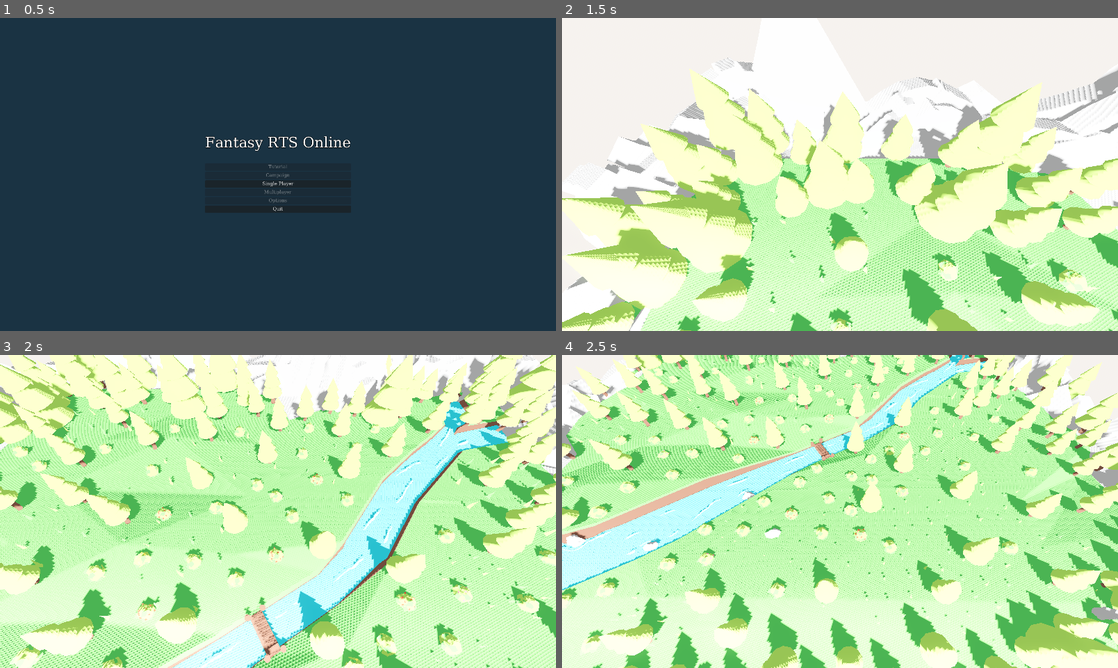
Above: before the commit, frames 1-4 (two rows, left to right).
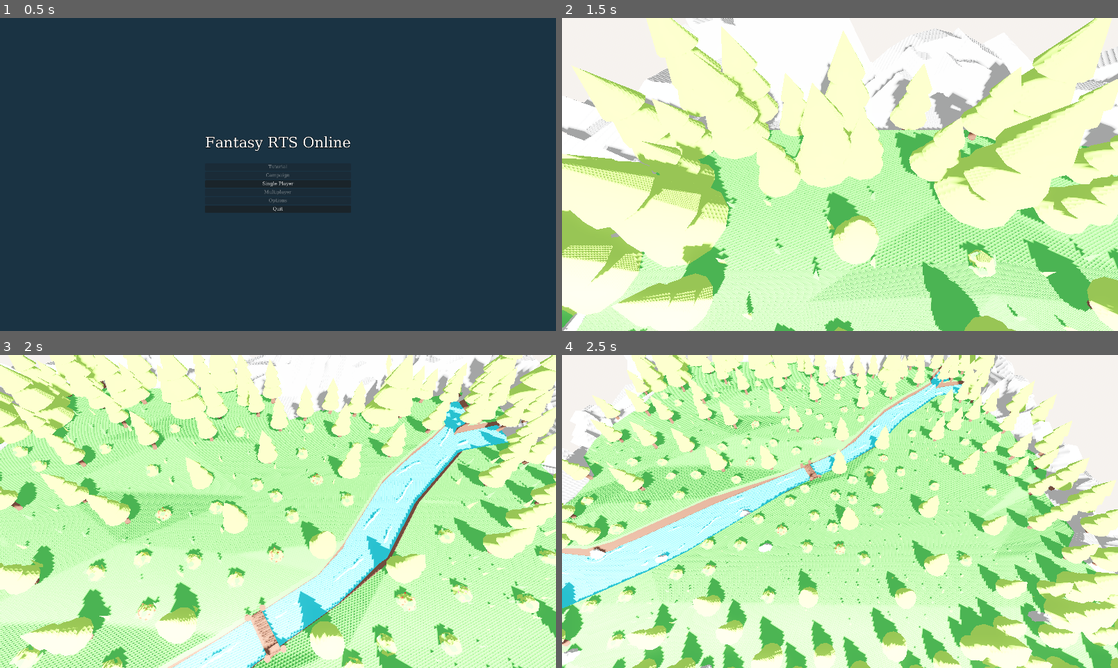
Above: after the commit, the same moments.

Repository: FantacyRTSOnline/Game
Game: Godot game, scene res://src/main.tscn
Same seed, same stepped clock (60 frames per second), same inputs: the game is played once before the commit and once after it.
Inputs (mouse positions are in pixels of both pictures, inside the frame that each line leads up to):
- Up to frame 1 (0.5 s): no input
- Up to frame 2 (1.5 s): click "Single Player" at 0.5 s; move the mouse to (962, 158) at 1.27 s; hold Mouse wheel up (camera_zoom_in) from 1.28 s (still down)
- Up to frame 3 (2 s): keep holding Mouse wheel up (camera_zoom_in); tap Mouse wheel down (camera_zoom_out) at 1.55 s
- Up to frame 4 (2.5 s): move the mouse to (728, 527) at 2.02 s; release Mouse wheel up (camera_zoom_in) at 2.03 s; tap Mouse wheel down (camera_zoom_out) at 2.1 s; right-click (728, 527) at 2.3 s

Frame 1 is identical in both runs. In frame 2, 56% of the frame differs, in the area x 0-100%, y 0-100%; in frame 3, 0.8%; in frame 4, 67%.

Commit message:
fixed camera borders detection and other stuff

Diff:
--- a/game/project.godot
+++ b/game/project.godot
@@ -25,6 +25,7 @@
 
 window/size/viewport_width=1920
 window/size/viewport_height=1080
+window/size/mode=2
 window/stretch/mode="viewport"
 window/stretch/aspect="expand"
 window/vsync/vsync_mode=2
@@ -71,6 +72,11 @@
 "events": [Object(InputEventMouseButton,"resource_local_to_scene":false,"resource_name":"","device":-1,"window_id":0,"a …(259 unchanged characters)…
 ]
 }
+camera_pan={
+"deadzone": 0.5,
+"events": [Object(InputEventMouseButton,"resource_local_to_scene":false,"resource_name":"","device":-1,"window_id":0,"alt_pressed":false,"shift_pressed":false,"ctrl_pressed":false,"meta_pressed":false,"button_mask":2,"position":Vector2(79, 17),"global_position":Vector2(83, 58),"factor":1.0,"button_index":2,"canceled":false,"pressed":true,"double_click":false,"script":null)
+]
+}
 
 [rendering]
 
--- a/game/src/core/player/player_controller.gd
+++ b/game/src/core/player/player_controller.gd
@@ -10,10 +10,12 @@
 @export var zoom_in_limit : float
 @export var zoom_out_limit : float
 
+var global_delta : float
+
 var screen_borders : Vector4 #screen borders for camera movement
 #x and y is left and top, z and w is right and bottom
 func _ready():
-	screen_borders = Vector4(20, get_viewport().size.y - 20, get_viewport().size.x - 20, 20)
+	update_screen_borders()
 	Input.mouse_mode = Input.MOUSE_MODE_CONFINED
 	print(screen_borders)
 
@@ -22,24 +24,20 @@
 		mouse_pos = event.get_position()
 		mouse_pos_3d = raycast_from_mouse(mouse_pos, 1)
 	if event.is_action_pressed("camera_zoom_in"):
-		velocity.y -= cam_speed * 2
+		velocity.y -= cam_speed * 2 * global_delta
 	if event.is_action_pressed("camera_zoom_out"):
-		velocity.y += cam_speed * 2
-	if event.is_action_pressed("camera_pan"):
-		# todo - move camera x/y based on the current position of the player
-		print("Panning")
+		velocity.y += cam_speed * 2 * global_delta
 
 func _physics_process(delta: float):
+	global_delta = delta
 	screen_borders = Vector4(20, get_viewport().size.y - 20, get_viewport().size.x - 20, 20)
-	handle_controls(delta)
-	velocity *= delta
+	handle_controls()
 	position += velocity
 	position.y = clamp(position.y, zoom_in_limit, zoom_out_limit)
-	velocity = lerp(velocity, Vector3.ZERO, delta * 17.5)
-	print(velocity)
+	velocity = lerp(velocity, Vector3.ZERO, delta * 15)
 
 func _process(_delta) -> void:
-	pass
+	update_screen_borders()
 
 func raycast_from_mouse(m_pos : Vector2, collision_mask: int):
 	var ray_start = cam.project_ray_origin(m_pos)
@@ -55,21 +53,24 @@
 
 	mouse_pos_3d = space_state.intersect_ray(query)
 
-func handle_controls(delta):
+func handle_controls():
 	var direction : Vector2
 	direction.y = Input.get_axis("camera_forward", "camera_backward")
 	direction.x = Input.get_axis("camera_left", "camera_right")
 	direction = direction.normalized()
 	if direction:
-		velocity.x = direction.x * cam_speed
-		velocity.z = direction.y * cam_speed
+		velocity.x = direction.x * cam_speed * global_delta
+		velocity.z = direction.y * cam_speed * global_delta
 
 	# i love spaghetti, at least it seams so
 	if mouse_pos.x < screen_borders.x:
-		velocity.x = cam_speed  * -1
+		velocity.x = cam_speed  * -1 * global_delta
 	if mouse_pos.x > screen_borders.z:
-		velocity.x = cam_speed
+		velocity.x = cam_speed * global_delta
 	if mouse_pos.y > screen_borders.y:
-		velocity.z = cam_speed
+		velocity.z = cam_speed * global_delta
 	if mouse_pos.y < screen_borders.w:
-		velocity.z = cam_speed * -1
+		velocity.z = cam_speed * -1 * global_delta
+
+func update_screen_borders():
+	screen_borders = Vector4(20, get_viewport().size.y - 20, get_viewport().size.x - 20, 20)
Not shown: 1 places in game/src/main.tscn that only renumber resources
